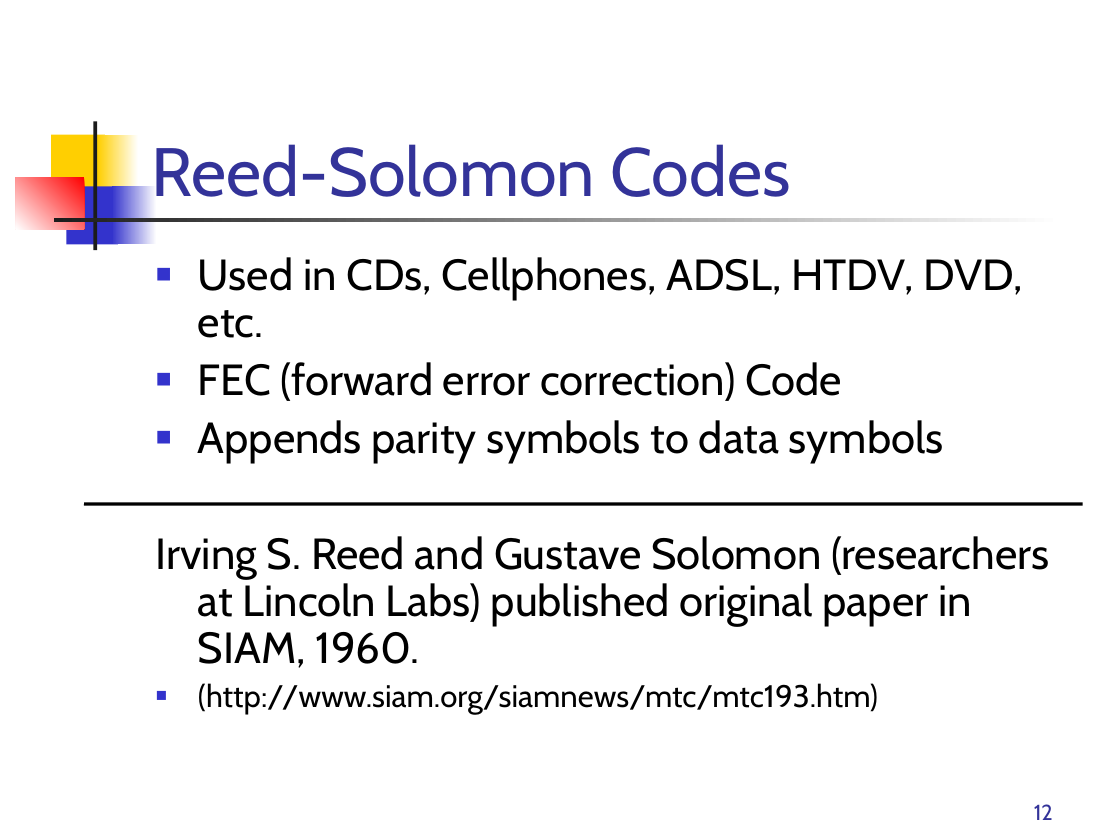
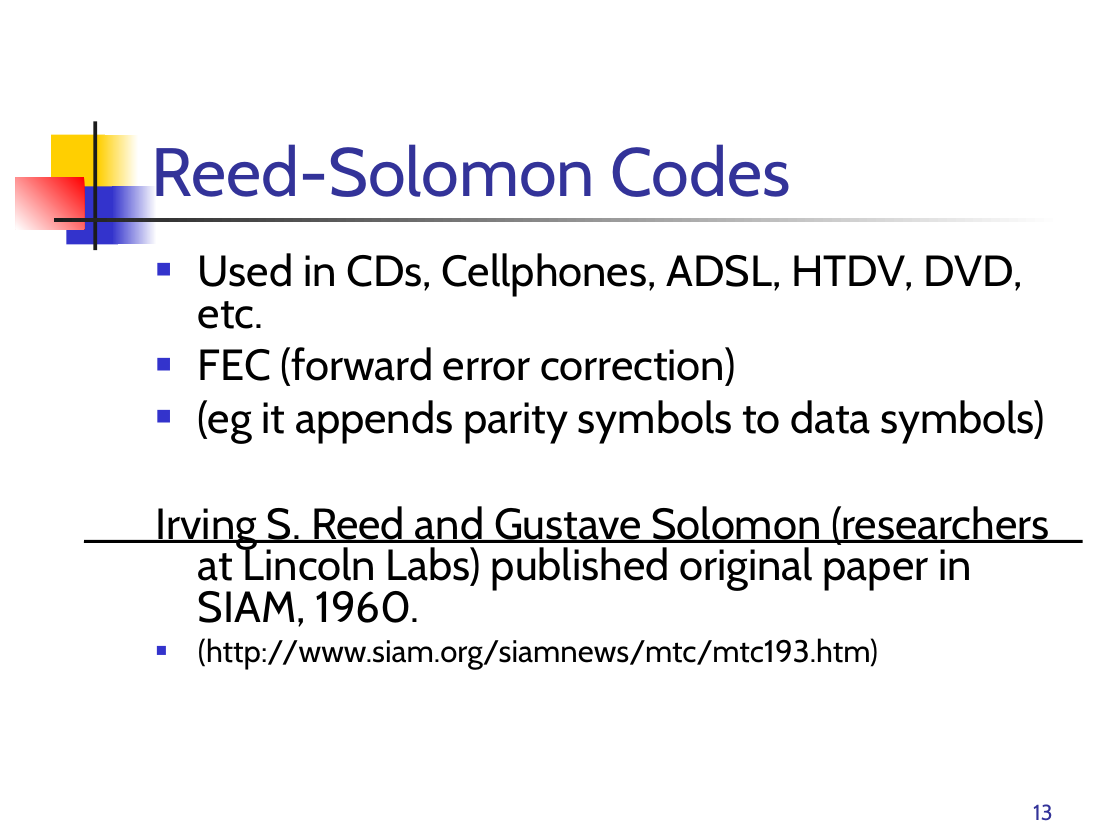
Before and after one commit to rrnewton/StreamIt, a slide deck: slide 13 of streams/apps/applications/hdtv/docs/Streamit-HDTV.ppt (slide 12 before the commit). Drawn at 1120x840 pixels with LibreOffice and Linux fonts; fonts in the diff are those of the drawing. Boxes give left, top, right and bottom in pixels: in the first picture for what was removed or moved away, otherwise in the second. Text is boxed around its words. In the diff, an @@ line names an element or a change of style, - is before the commit and + after.

```diff
--- a/streams/apps/applications/hdtv/docs/Streamit-HDTV.ppt
+++ b/streams/apps/applications/hdtv/docs/Streamit-HDTV.ppt
@@ text at [156,253,1049,670]: line spacing 0.9 to 0.8 @@
@@ text at [198,347,1045,444]: text changed @@
-■ FEC (forward error correction) Code
-■ Appends parity symbols to data symbols
+■ FEC (forward error correction)
+■ (eg it appends parity symbols to data symbols)
@@ line moved from (84, 504) - (1083, 504) to (84, 541) - (1083, 541) @@
@@ page number at [1033,804,1053,821]: text changed @@
-12
+13
```
Also in this commit, not shown: 7 other slides changed, 1 slide added, 1 other file.
